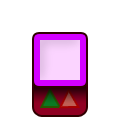
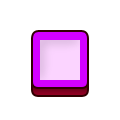
Two versions of the same layered image (120×120). Layer-by-layer changes:
renamed "Фигура 6" to "Фигура 2", moved it above "Фигура 3", painted on it over 39, 86, 80, 108
removed layer "Фигура 5" over 32, 71, 88, 117
painted on "Фигура 3" over 31, 30, 89, 89
renamed "Градиентная заливка 1" to "Фигура 3 (копия)", painted on it, unmasked it over 31, 74, 89, 103
removed layer "Фигура 6 (копия)" over 59, 88, 80, 109
